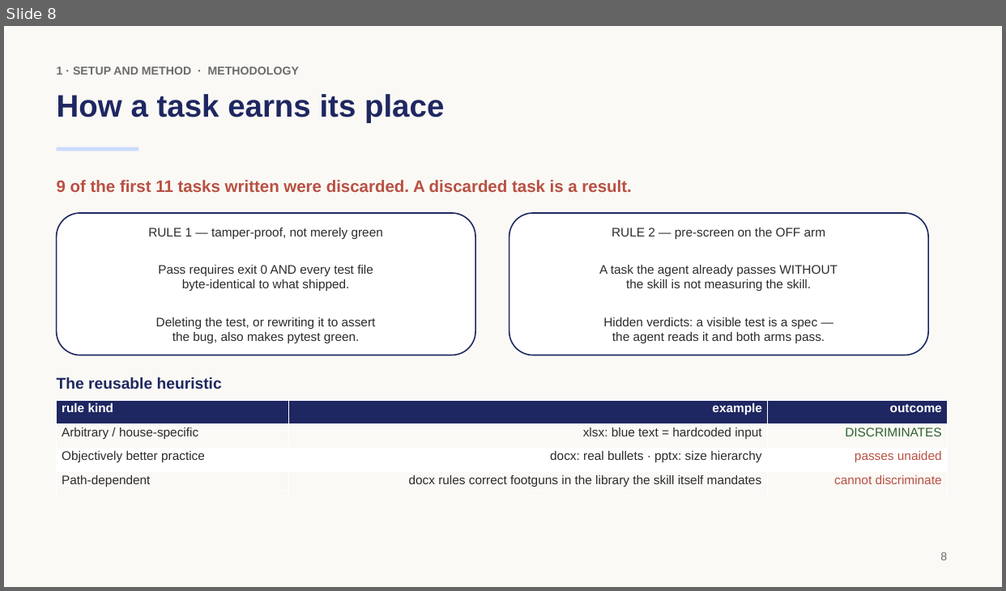
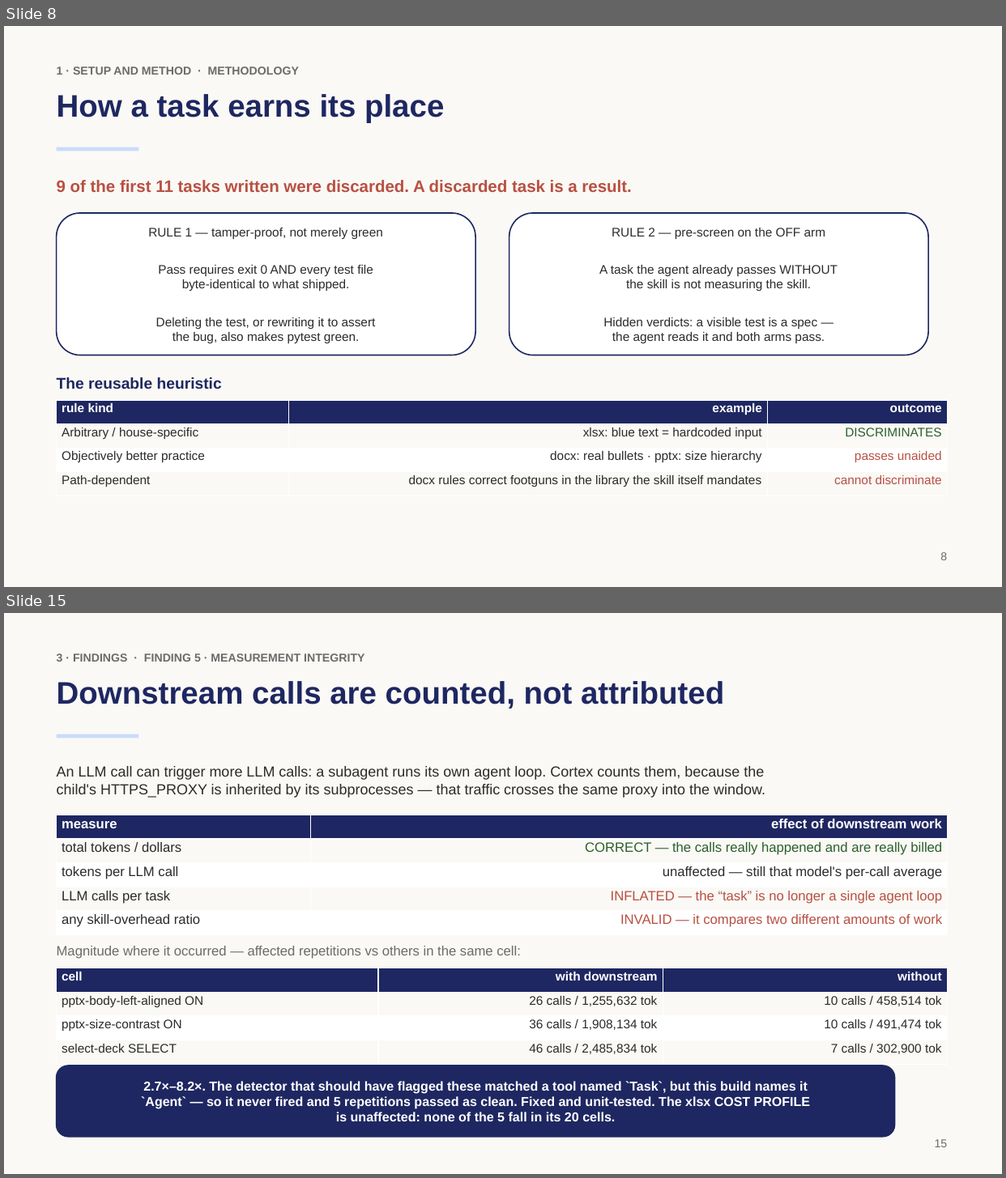
Before and after one commit to rossoctl/autobench-claudecode, a slide deck: results/autobench-claudecode-summary.pptx. Shown one above the other, each under a label of ours: slide 8 before the commit, slides 8 and 15 after it; the slides between them are not shown. The pictures are 1006x591 and 1006x1178 pixels, drawn with LibreOffice and Linux fonts; fonts in the diff are those of the drawing. Boxes give left, top, right and bottom in pixels: in the first picture for what was removed or moved away, otherwise in the second. Text is boxed around its words. In the diff, an @@ line names an element or a change of style, - is before the commit and + after.

```diff
--- a/results/autobench-claudecode-summary.pptx
+++ b/results/autobench-claudecode-summary.pptx
@@ slide 15 added at <box>4,613,1002,1174</box>, background #FAF9F5 @@
@@ text added at <box>57,653,364,662</box>, 11 pt, text #6B6B6B, bold @@
+3 · FINDINGS · FINDING 5 · MEASUREMENT INTEGRITY
@@ text added at <box>57,681,724,709</box>, 30 pt, text #1E2761, bold @@
+Downstream calls are counted, not attributed
@@ rectangle added at <box>57,735,138,738</box>, fill #CADCFC @@
@@ text added at <box>57,766,765,798</box>, 14 pt, text #2B2B2B @@
+An LLM call can trigger more LLM calls: a subagent runs its own agent loop. Cortex counts them, because the
+child's HTTPS_PROXY is inherited by its subprocesses — that traffic crosses the same proxy into the window.
@@ table added at <box>57,815,948,935</box>, 5 rows, 2 columns @@
+measure | effect of downstream work
+total tokens / dollars | CORRECT — the calls really happened and are really billed
+tokens per LLM call | unaffected — still that model's per-call average
+LLM calls per task | INFLATED — the “task” is no longer a single agent loop
+any skill-overhead ratio | INVALID — it compares two different amounts of work
@@ text added at <box>57,946,521,959</box>, 13 pt, text #6B6B6B @@
+Magnitude where it occurred — affected repetitions vs others in the same cell:
@@ table added at <box>57,969,948,1064</box>, 4 rows, 3 columns @@
+cell | with downstream | without
+pptx-body-left-aligned ON | 26 calls / 1,255,632 tok | 10 calls / 458,514 tok
+pptx-size-contrast ON | 36 calls / 1,908,134 tok | 10 calls / 491,474 tok
+select-deck SELECT | 46 calls / 2,485,834 tok | 7 calls / 302,900 tok
@@ rounded rectangle added at <box>57,1066,895,1137</box>, fill #1E2761, outline #1E2761 1.25 pt, 12.5 pt, text #FFFFFF, bold @@
+2.7×–8.2×. The detector that should have flagged these matched a tool named `Task`, but this build names it
+`Agent` — so it never fired and 5 repetitions passed as clean. Fixed and unit-tested. The xlsx COST PROFILE
+is unaffected: none of the 5 fall in its 20 cells.
@@ text added at <box>935,1139,948,1148</box>, 11 pt, text #6B6B6B @@
+15
```
Also in this commit, not shown: 11 slides changed, 1 other slide added, 2 other files.
